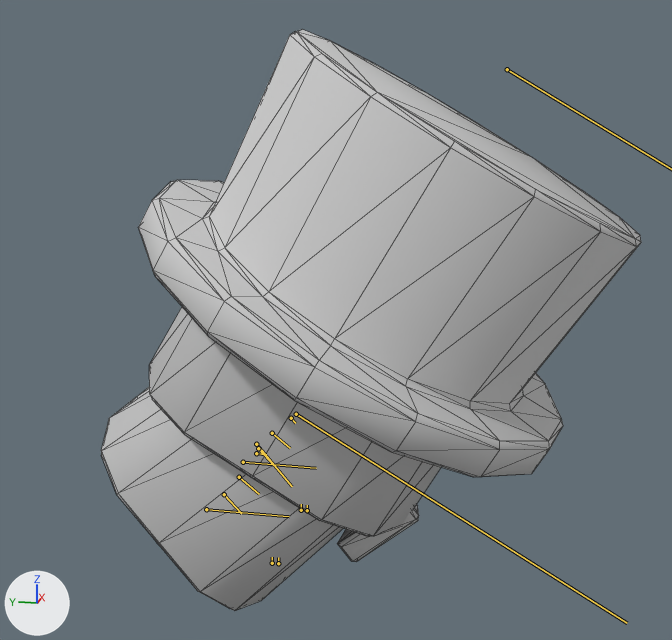
Renders of the FBX model Assets/Mesh/animation/PC_land.FBX from each side of a commit.
The view is the same before and after, from a 50 mm lens placed at (-1.482, -0.53, 1.285), pointed at (0.002, -0.233, 0.914). Lighting does not change. The marker at lower left points along +X, +Y and +Z. Both versions are drawn at frame 8 of the action 'Take 001'; the numbers are the values there. The bones that bend it are drawn over the model as lines. Mesh edges are drawn as thin lines.

In view in the first picture: 'pc'.
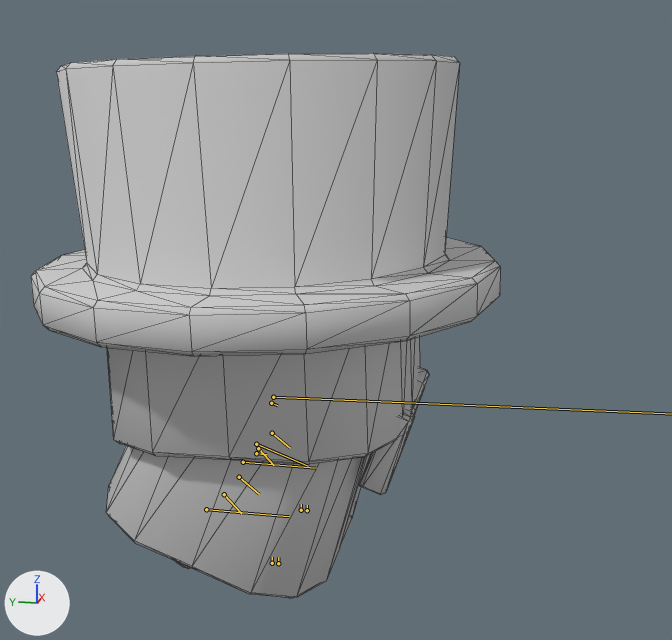
What the commit changed:
Bone 'Bip002 Spine' (bone_bip002_spine) turns from (0, 0, 50) to (0, 0, 20) degrees about its own x, y and z.
Bone 'Bip002 L Thigh' (bone_bip002_l_thigh) moves from (-0.5, 1.5, 0.0) to (-0.1, 0.6, 0.0).
Bone 'Bip002 L Thigh' (bone_bip002_l_thigh) turns from (0, 0, 6) to (0, 0, -24) degrees about its own x, y and z.
Bone 'Bip002 R Thigh' (bone_bip002_r_thigh) moves from (-0.5, 1.5, 0.0) to (-0.1, 0.6, 0.0).
Bone 'Bip002 R Thigh' (bone_bip002_r_thigh) turns from (0, 0, 6) to (0, 0, -24) degrees about its own x, y and z.
Bone 'Bip002 Head' (bone_bip002_head) turns from (0, 0, -20) to (0, 0, -21) degrees about its own x, y and z.

Where the change shows, as pixel boxes (x1, y1, x2, y2) in the pictures (672 x 640 px):
'pc', posed (13% narrower, 6% shorter)
    before: (101, 29, 641, 611)
    after: (31, 53, 500, 598)
bone 'Bip002 Spine', root to tip
    before: (256, 444) to (292, 486)
    after: (256, 444) to (308, 466)
